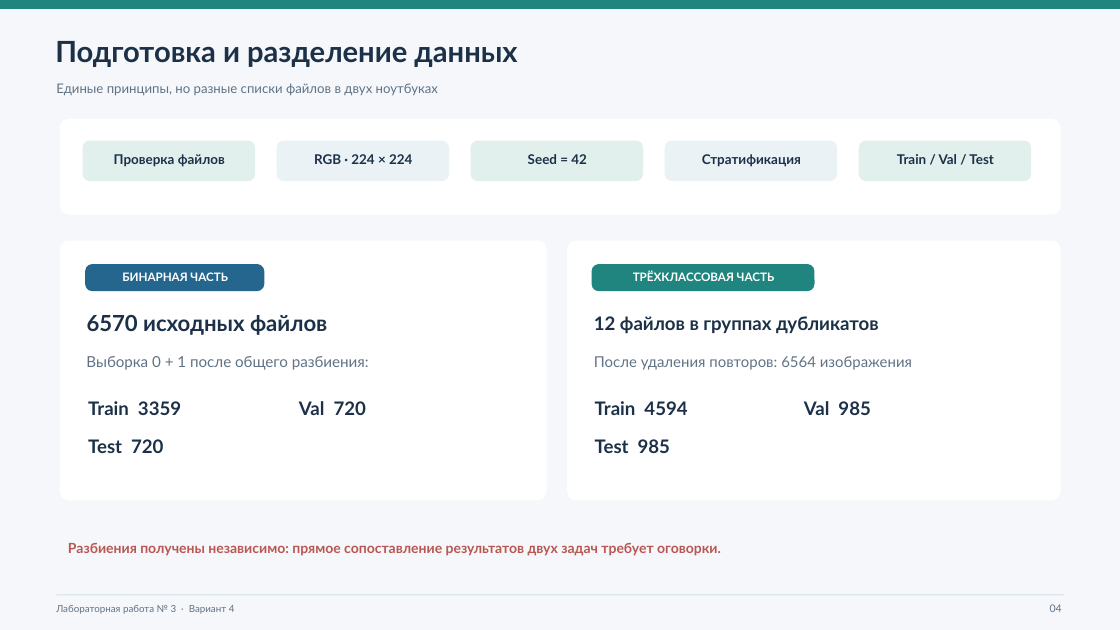
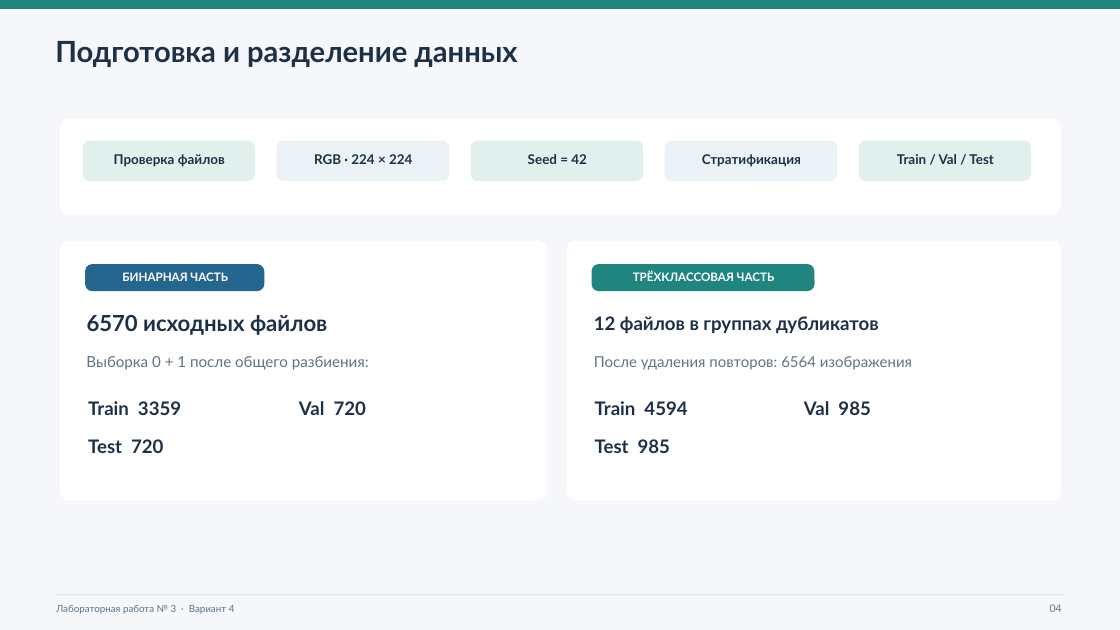
Before and after one commit to Travkova/NN_Labs, a slide deck: slide 4 of лаб3/Лабораторная_3_вариант_4_презентация.pptx. Drawn at 1120x630 pixels with LibreOffice and Linux fonts; fonts in the diff are those of the drawing. Boxes give left, top, right and bottom in pixels: in the first picture for what was removed or moved away, otherwise in the second. Text is boxed around its words. In the diff, an @@ line names an element or a change of style, - is before the commit and + after.

```diff
--- a/лаб3/Лабораторная_3_вариант_4_презентация.pptx
+++ b/лаб3/Лабораторная_3_вариант_4_презентация.pptx
@@ text removed at [56,83,438,95] @@
-Единые принципы, но разные списки файлов в двух ноутбуках
@@ text removed at [68,543,721,556] @@
-Разбиения получены независимо: прямое сопоставление результатов двух задач требует оговорки.
```
Also in this commit, not shown: 8 other slides changed.
